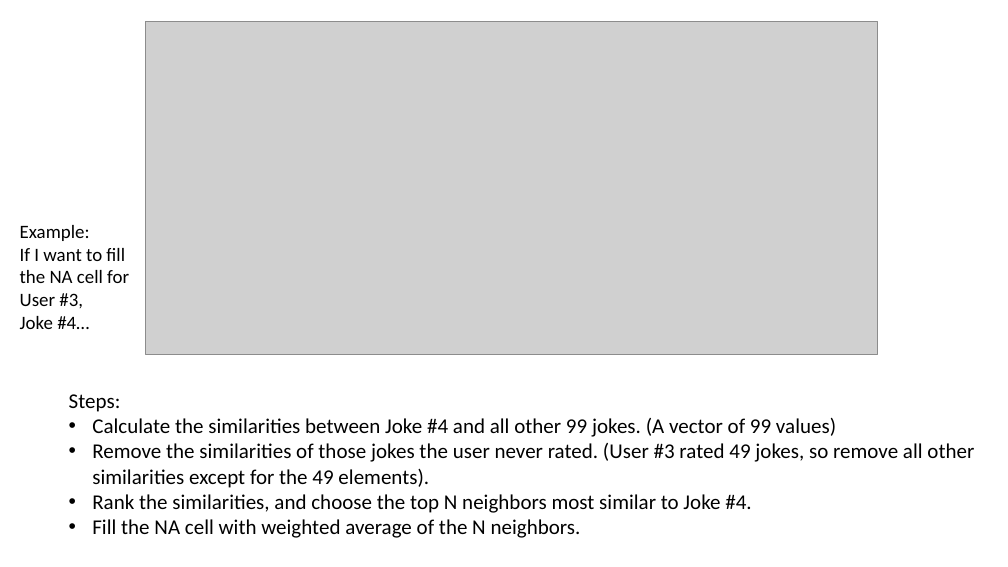
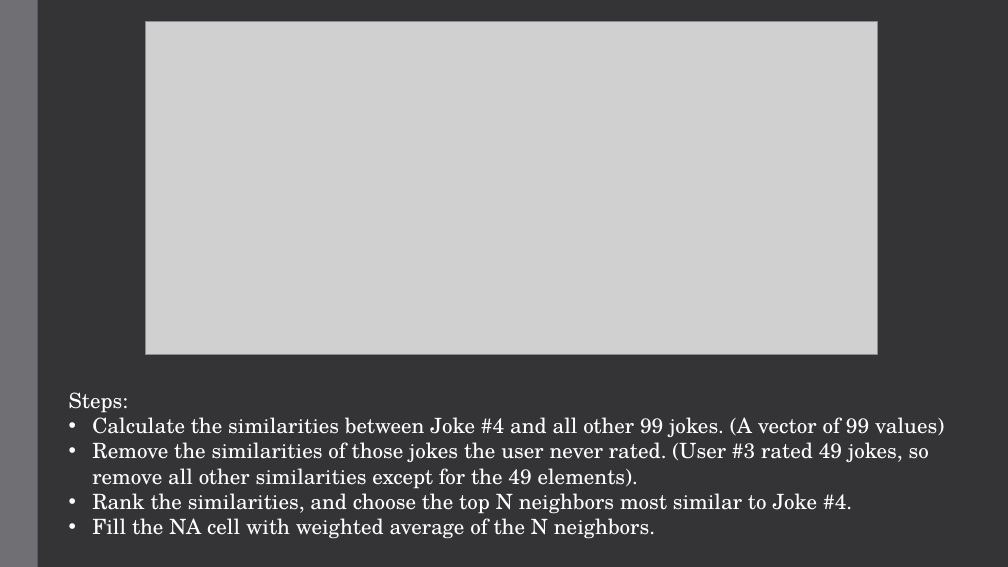
Before and after one commit to Tyllis/Data607, a slide deck: slide 4 of jester-collaborative-filtering.pptx. Drawn at 1008x567 pixels with LibreOffice and Linux fonts; fonts in the diff are those of the drawing; grey boxes stand for pictures. Boxes give left, top, right and bottom in pixels: in the first picture for what was removed or moved away, otherwise in the second. Text is boxed around its words. In the diff, an @@ line names an element or a change of style, - is before the commit and + after.

```diff
--- a/jester-collaborative-filtering.pptx
+++ b/jester-collaborative-filtering.pptx
@@ background #FFFFFF to #353537 @@
@@ rectangle added at (0, 0, 38, 567), fill #6F6F74 @@
@@ text removed at (20, 225, 129, 329) @@
-Example:
-If I want to fill
-the NA cell for
-User #3,
-Joke #4…
@@ text "Steps:" at (69, 392, 944, 539): font Calibri to TeX Gyre Schola, text colour #000000 to #FFFFFF @@
```
Also in this commit, not shown: 3 other slides changed, 1 slide added, 6 slides removed.
